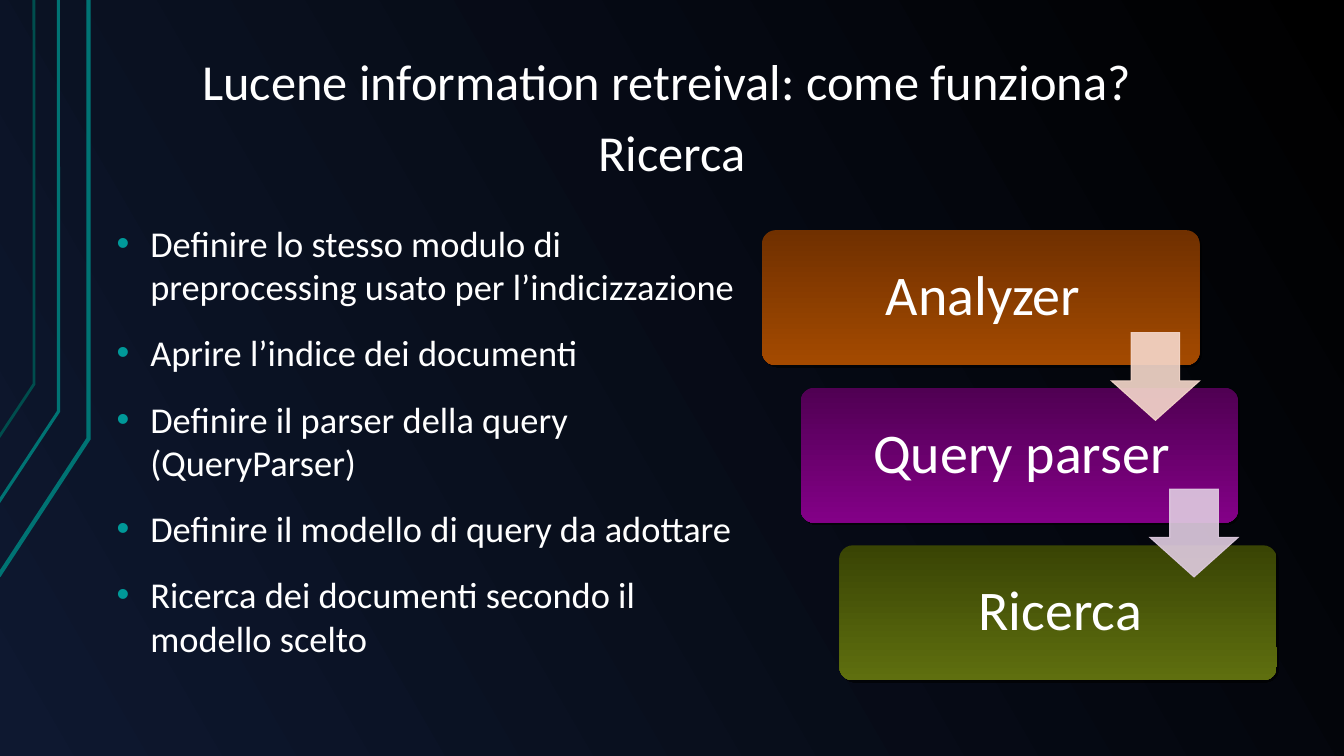
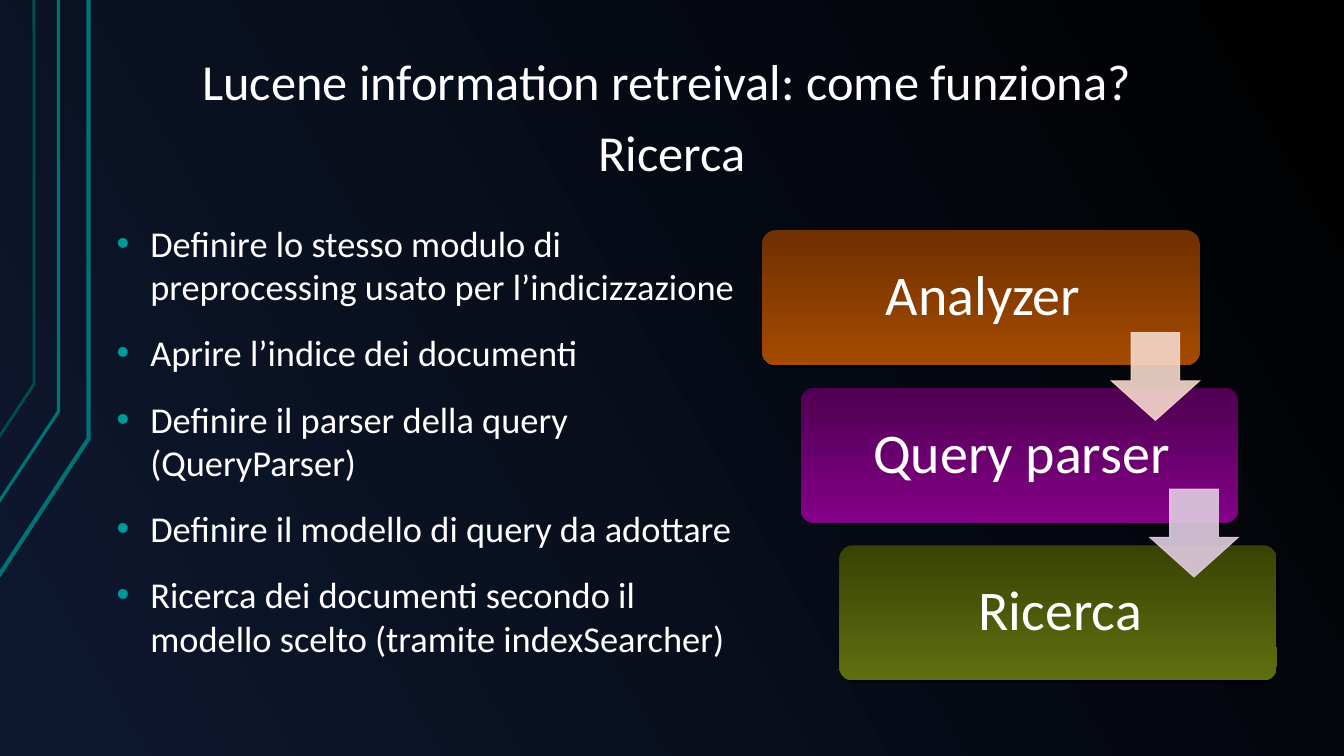
Before and after one commit to GreRagu/ProgettoGavi, a slide deck: slide 13 of Hegregio.odp (slide 12 before the commit). Drawn at 1344x756 pixels with LibreOffice and Linux fonts; fonts in the diff are those of the drawing. Boxes give left, top, right and bottom in pixels: in the first picture for what was removed or moved away, otherwise in the second. Text is boxed around its words. In the diff, an @@ line names an element or a change of style, - is before the commit and + after.

```diff
--- a/Hegregio.odp
+++ b/Hegregio.odp
@@ text at (150, 582, 724, 657): text changed @@
-• Ricerca dei documenti secondo il modello scelto
+• Ricerca dei documenti secondo il modello scelto (tramite indexSearcher)
```
Also in this commit, not shown: 4 other slides changed, 3 slides added, 4 slides removed, 1 other file.
